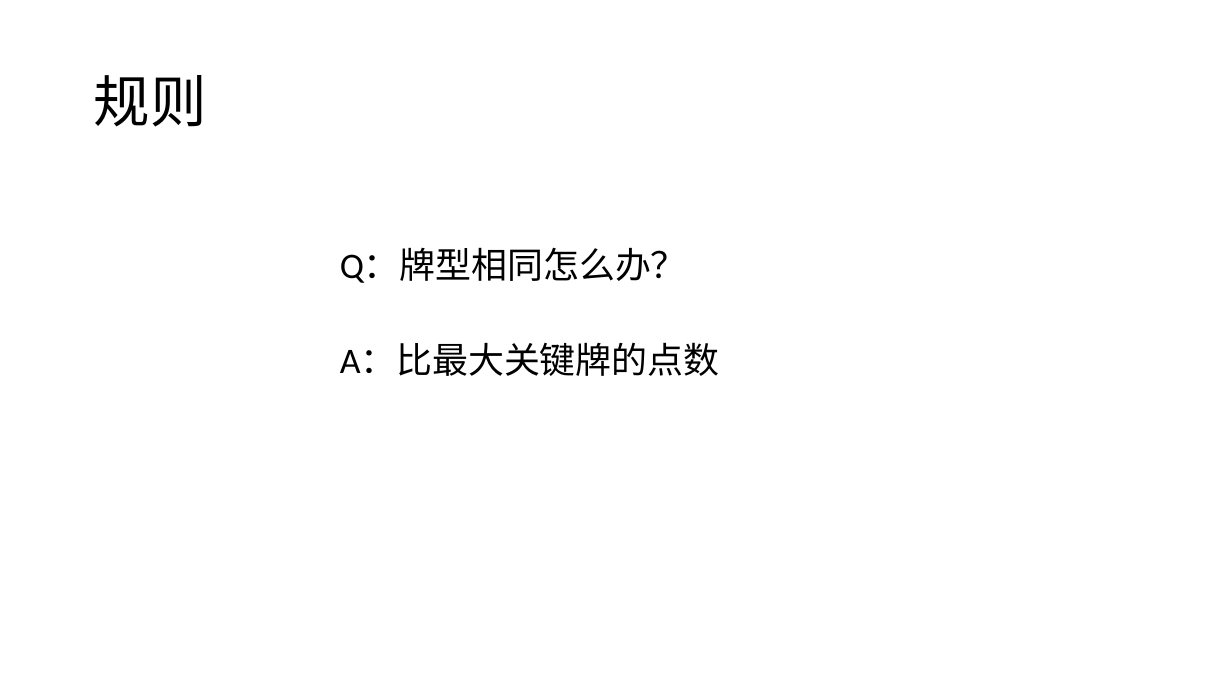
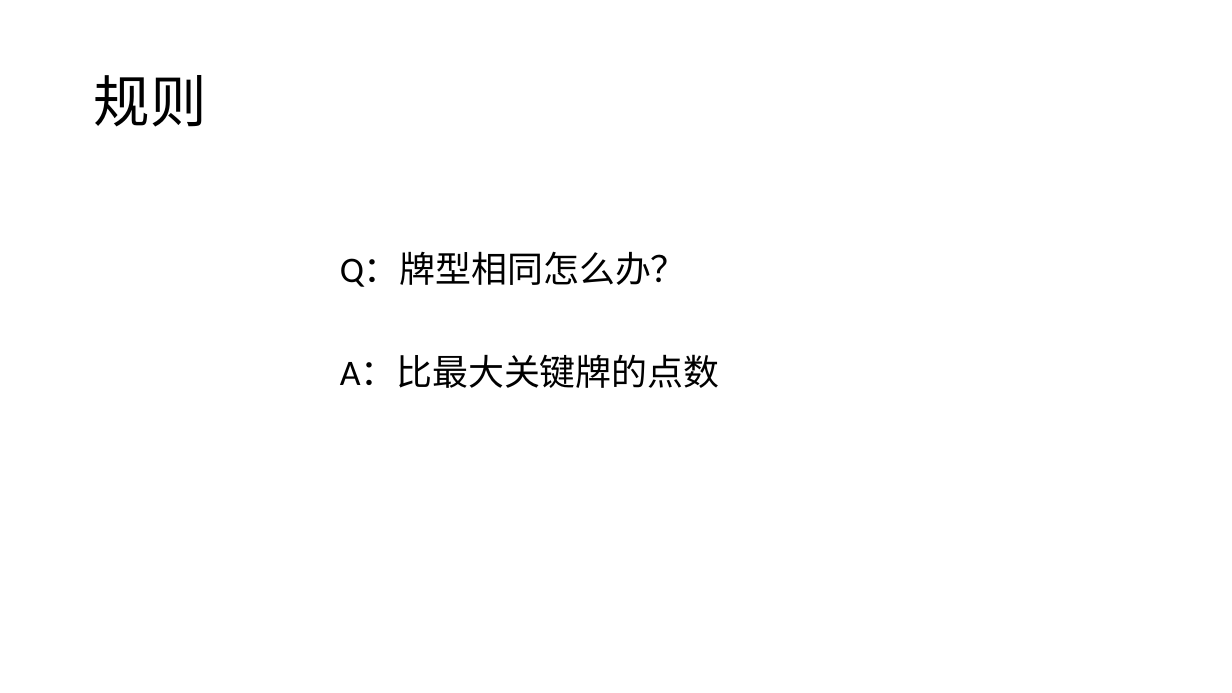
Before and after one commit to azukanawa/PokerGame, a slide deck: slide 3 of C语言小组汇报PPT.pptx. Drawn at 1232x693 pixels with LibreOffice and Linux fonts; fonts in the diff are those of the drawing. Boxes give left, top, right and bottom in pixels: in the first picture for what was removed or moved away, otherwise in the second. Text is boxed around its words. In the diff, an @@ line names an element or a change of style, - is before the commit and + after.

```diff
--- a/C语言小组汇报PPT.pptx
+++ b/C语言小组汇报PPT.pptx
@@ text "Q：牌型相同怎么办？" at bbox=[340, 252, 720, 388]: line spacing 0.8 to 0.9 @@
```
Also in this commit, not shown: 3 other slides changed, 8 slides added, 9 other files.
